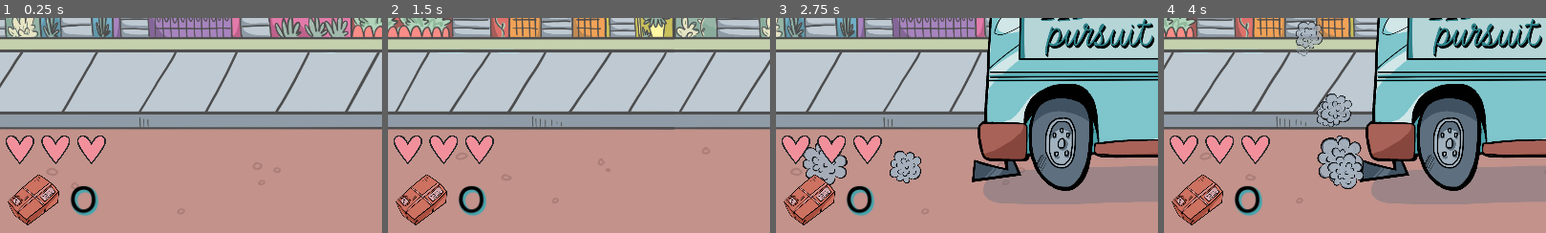
Above: before the commit, frames 1-4 (left to right).
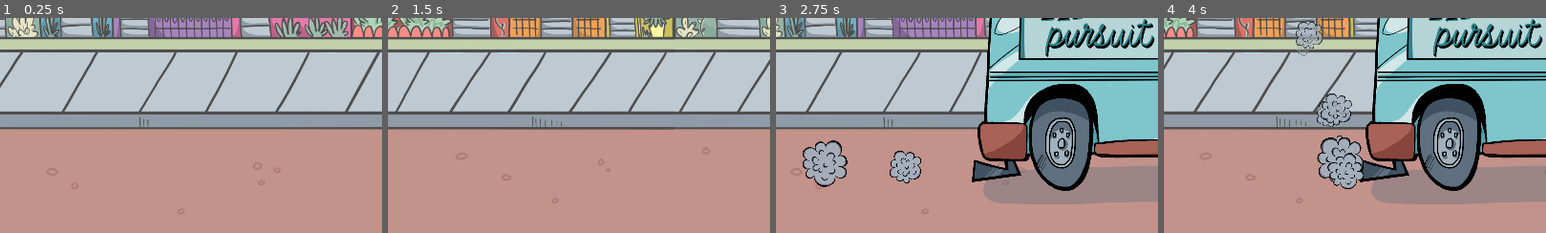
Above: after the commit, the same moments.

Repository: Bloodyaugust/ld-53
Game: Godot game, scene res://scenes/main.tscn
Two runs of this game, one before a commit and one after it. Both use one fixed random seed, a clock stepped at 60 frames per second and the inputs below.
Inputs (mouse positions are % of the whole screen's width and height, from its top left):
- Up to frame 1 (0.25 s): no input
- Up to frame 2 (1.5 s): move the mouse to (72, 45) at 0.52 s; hold Right (ui_right) 0.53-1.25 s; click (72, 45) at 0.67 s; drag from (30, 55) to (45, 70) at 1.27 s
- Up to frame 3 (2.75 s): move the mouse to (60, 28) at 2.02 s; hold Right (ui_right) from 2.03 s (still down)
- Up to frame 4 (4 s): release Right (ui_right) at 2.75 s; drag from (45, 70) to (20, 35) at 2.77 s; move the mouse to (80, 65) at 3.52 s; hold Left (ui_left) from 3.53 s (still down)
The pictures show only the part of the screen within x 0-50%, y 49-99%; the shares and areas given below are measured in that part.

The runs differ from the first frame. In frame 1, 4.3% of the frame differs, in the area x 1-28%, y 54-97%; in frame 2, 4.3%; in frame 3, 4.3%; in frame 4, 4.3%.

Commit message:
Change ChunkController to generate mailboxes every 3 chunks
- Add more chunk variations
- Update heart sprite

Diff:
--- a/actors/BackgroundChunks/Chunk-3.tscn
+++ b/actors/BackgroundChunks/Chunk-3.tscn
@@ -1,7 +1,7 @@
 [gd_scene load_steps=4 format=3 uid="uid://2x3hpqfy56ls"]
 
 [ext_resource type="Script" path="res://actors/BackgroundChunk.gd" id="1_2dtq0"]
-[ext_resource type="Texture2D" uid="uid://b3hocc7uwfr6e" path="res://sprites/Background.png" id="2_bitct"]
+[ext_resource type="Texture2D" uid="uid://cvk3jhhh3a3gh" path="res://sprites/Background2.png" id="2_jxj5y"]
 [ext_resource type="PackedScene" uid="uid://d1ofs7std6p1f" path="res://actors/Obstacles/Ball.tscn" id="3_2mpnj"]
 
 [node name="BackgroundChunk" type="Node2D"]
@@ -9,7 +9,7 @@
 
 [node name="Sprite2D" type="Sprite2D" parent="."]
 z_index = -1
-texture = ExtResource("2_bitct")
+texture = ExtResource("2_jxj5y")
 
 [node name="Obstacle" parent="." instance=ExtResource("3_2mpnj")]
 position = Vector2(600, 149)
--- a/actors/BackgroundChunks/Chunk-5.tscn
+++ b/actors/BackgroundChunks/Chunk-5.tscn
@@ -1,7 +1,7 @@
 [gd_scene load_steps=4 format=3 uid="uid://i01jhsmbl83k"]
 
 [ext_resource type="Script" path="res://actors/BackgroundChunk.gd" id="1_ve04h"]
-[ext_resource type="Texture2D" uid="uid://b3hocc7uwfr6e" path="res://sprites/Background.png" id="2_jy7qi"]
+[ext_resource type="Texture2D" uid="uid://cvk3jhhh3a3gh" path="res://sprites/Background2.png" id="2_ci8xj"]
 [ext_resource type="PackedScene" uid="uid://b2rkn3jrong4f" path="res://actors/DropoffPoint.tscn" id="3_dgvfe"]
 
 [node name="BackgroundChunk" type="Node2D"]
@@ -9,7 +9,7 @@
 
 [node name="Sprite2D" type="Sprite2D" parent="."]
 z_index = -1
-texture = ExtResource("2_jy7qi")
+texture = ExtResource("2_ci8xj")
 
 [node name="DropoffPoint" parent="." instance=ExtResource("3_dgvfe")]
-position = Vector2(-496, -58)
+position = Vector2(574, -60)
--- a/actors/BackgroundChunks/Chunk-7.tscn
+++ b/actors/BackgroundChunks/Chunk-7.tscn
@@ -1,7 +1,7 @@
 [gd_scene load_steps=4 format=3 uid="uid://dpsxjih6hunmy"]
 
 [ext_resource type="Script" path="res://actors/BackgroundChunk.gd" id="1_k8gjd"]
-[ext_resource type="Texture2D" uid="uid://b3hocc7uwfr6e" path="res://sprites/Background.png" id="2_f4dpb"]
+[ext_resource type="Texture2D" uid="uid://cvk3jhhh3a3gh" path="res://sprites/Background2.png" id="2_w3tpj"]
 [ext_resource type="PackedScene" uid="uid://cb1xpt0ivigtu" path="res://actors/Obstacles/SoccerBall.tscn" id="3_y6mas"]
 
 [node name="BackgroundChunk" type="Node2D"]
@@ -9,7 +9,7 @@
 
 [node name="Sprite2D" type="Sprite2D" parent="."]
 z_index = -1
-texture = ExtResource("2_f4dpb")
+texture = ExtResource("2_w3tpj")
 
 [node name="Obstacle" parent="." instance=ExtResource("3_y6mas")]
 position = Vector2(301, 151)
--- /dev/null
+++ b/actors/BackgroundChunks/Chunk-8.tscn
@@ -0,0 +1,15 @@
+[gd_scene load_steps=4 format=3 uid="uid://ixikwh7mstka"]
+
+[ext_resource type="Script" path="res://actors/BackgroundChunk.gd" id="1_60rux"]
+[ext_resource type="Texture2D" uid="uid://b3hocc7uwfr6e" path="res://sprites/Background.png" id="2_2teji"]
+[ext_resource type="PackedScene" uid="uid://b2rkn3jrong4f" path="res://actors/DropoffPoint.tscn" id="3_mpup8"]
+
+[node name="BackgroundChunk" type="Node2D"]
+script = ExtResource("1_60rux")
+
+[node name="Sprite2D" type="Sprite2D" parent="."]
+z_index = -1
+texture = ExtResource("2_2teji")
+
+[node name="DropoffPoint" parent="." instance=ExtResource("3_mpup8")]
+position = Vector2(-496, -58)
--- /dev/null
+++ b/actors/BackgroundChunks/Chunk-9.tscn
@@ -0,0 +1,11 @@
+[gd_scene load_steps=3 format=3 uid="uid://bmichgc5t6agi"]
+
+[ext_resource type="Script" path="res://actors/BackgroundChunk.gd" id="1_0aqej"]
+[ext_resource type="Texture2D" uid="uid://cvk3jhhh3a3gh" path="res://sprites/Background2.png" id="2_mktof"]
+
+[node name="BackgroundChunk" type="Node2D"]
+script = ExtResource("1_0aqej")
+
+[node name="Sprite2D" type="Sprite2D" parent="."]
+z_index = -1
+texture = ExtResource("2_mktof")
--- a/scenes/main.tscn
+++ b/scenes/main.tscn
@@ -473,6 +473,7 @@
 text = "100"
 
 [node name="HUD" type="MarginContainer" parent="UIRoot"]
+visible = false
 anchors_preset = 2
 anchor_top = 1.0
 anchor_bottom = 1.0
--- a/scripts/controllers/ChunkController.gd
+++ b/scripts/controllers/ChunkController.gd
@@ -1,6 +1,7 @@
 extends Node2D
 
 const CHUNKS_GENERATED: int = 3
+const MAILBOX_CHUNK_INTERVAL: int = 2
 
 @onready var _background_chunks_container: Node2D = %BackgroundChunks
 
@@ -9,9 +10,18 @@
   preload("res://actors/BackgroundChunks/Chunk-2.tscn"),
   preload("res://actors/BackgroundChunks/Chunk-3.tscn"),
   preload("res://actors/BackgroundChunks/Chunk-4.tscn"),
-  preload("res://actors/BackgroundChunks/Chunk-5.tscn"),
   preload("res://actors/BackgroundChunks/Chunk-6.tscn"),
   preload("res://actors/BackgroundChunks/Chunk-7.tscn"),
+]
+const _empty_chunk_scenes: Array = [
+  preload("res://actors/BackgroundChunks/Chunk-1.tscn"),
+  preload("res://actors/BackgroundChunks/Chunk-1.tscn"),
+  preload("res://actors/BackgroundChunks/Chunk-1.tscn"),
+  preload("res://actors/BackgroundChunks/Chunk-9.tscn"),
+]
+const _mailbox_chunk_scenese: Array = [
+  preload("res://actors/BackgroundChunks/Chunk-5.tscn"),
+  preload("res://actors/BackgroundChunks/Chunk-8.tscn"),
 ]
 const _tutorial_chunk_scenes: Array = [
   preload("res://actors/TutorialChunks/Chunk-1.tscn"),
@@ -19,8 +29,14 @@
   preload("res://actors/TutorialChunks/Chunk-3.tscn"),
 ]
 
-func _on_store_state_changed(_state_key: String, _substate) -> void:
-  pass
+var _chunks_since_mailbox: int = 0
+
+func _on_store_state_changed(state_key: String, substate) -> void:
+  match state_key:
+    "game":
+      match substate:
+        GameConstants.GAME_STARTING:
+          _chunks_since_mailbox = 0
 
 func _process(_delta):
   var _chunks = _background_chunks_container.get_children()
@@ -38,9 +54,14 @@
       _new_chunk = _tutorial_chunk_scenes[Store.state.tutorial_completed].instantiate()
       Store.set_state("tutorial_completed", Store.state.tutorial_completed + 1)
     elif Store.state.game == GameConstants.GAME_IN_PROGRESS:
-      _new_chunk = _background_chunk_scenes[randi() % _background_chunk_scenes.size()].instantiate()
+      if _chunks_since_mailbox == MAILBOX_CHUNK_INTERVAL:
+        _chunks_since_mailbox = 0
+        _new_chunk = _mailbox_chunk_scenese[randi() % _mailbox_chunk_scenese.size()].instantiate()
+      else:
+        _chunks_since_mailbox += 1
+        _new_chunk = _background_chunk_scenes[randi() % _background_chunk_scenes.size()].instantiate()
     else:
-      _new_chunk = _background_chunk_scenes[0].instantiate()
+      _new_chunk = _empty_chunk_scenes[randi() % _empty_chunk_scenes.size()].instantiate()
 
     _new_chunk.global_position = Vector2(_chunks[_chunks.size() - 1].global_position.x + 1920.0, 0.0)
     _background_chunks_container.add_child(_new_chunk)
Binary file changed: sprites/buttons/heart1.png
